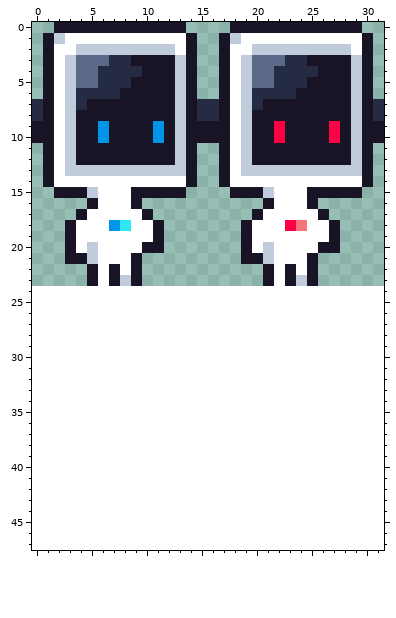
One commit to this pixel-art sprite: Assets/Resources/Sprites/Player/Player.png. Above is the file before it was changed.
The file is 32x24 pixels. The old version is drawn lined up with the new one, on the new canvas.
Once edited:
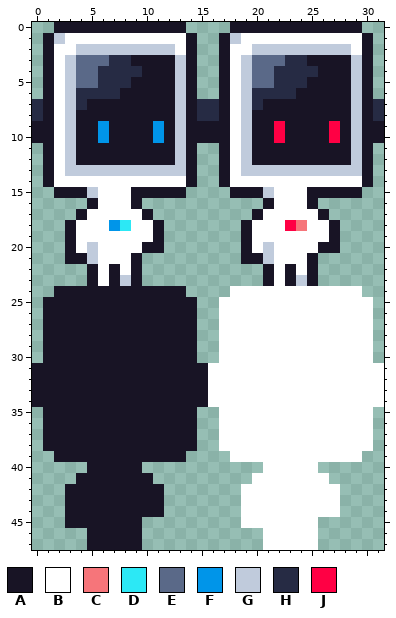
Palette (. is transparent): A #181425  B #ffffff  C #f6757a  D #2ce8f5  E #5a6988  F #0095e9  G #c0cbdc  H #262b44  J #ff0044
Change:
canvas 32x24 -> 32x48
Colour A now appears in row 24 at x 2 to 13; in rows 25 to 30 at x 1 to 14; in rows 31 to 34 at x 0 to 15; in rows 35 to 38 at x 1 to 14; in row 39 at x 2 to 13; in row 40 at x 5 to 9.
Colour A now appears in row 41 at x 4 to 10; in rows 42 to 44 at x 3 to 11; in row 45 at x 3 to 9; in rows 46 to 47 at x 5 to 9.
Colour B now appears in row 24 at x 18 to 29; in rows 25 to 30 at x 17 to 30; in rows 31 to 34 at x 16 to 31; in rows 35 to 38 at x 17 to 30; in row 39 at x 18 to 29; in row 40 at x 21 to 25.
Colour B now appears in row 41 at x 20 to 26; in rows 42 to 44 at x 19 to 27; in row 45 at x 19 to 25; in rows 46 to 47 at x 21 to 25.
Pixel boxes of the changes (left, top, right, bottom) in both pictures:
added: (32, 286, 384, 550)
